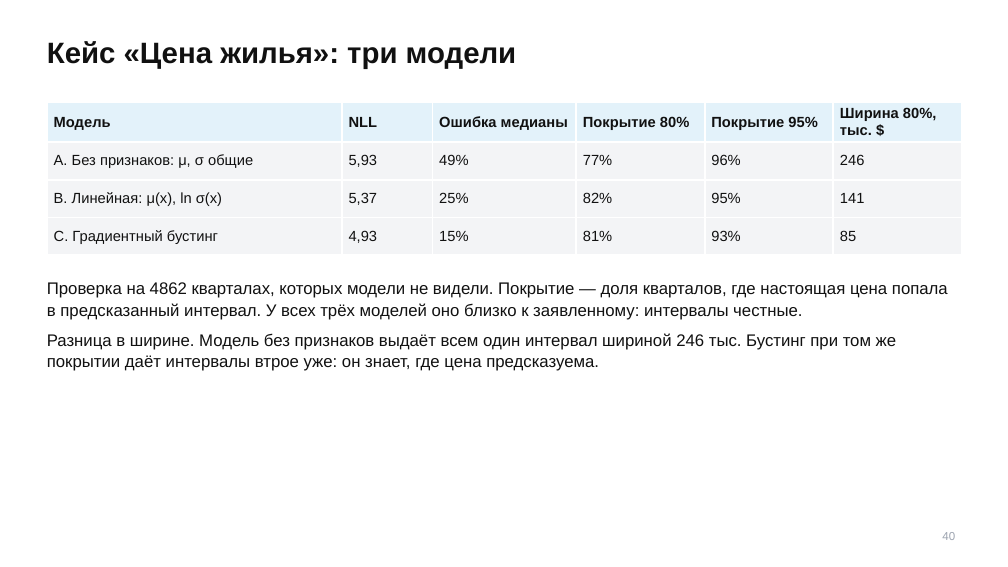
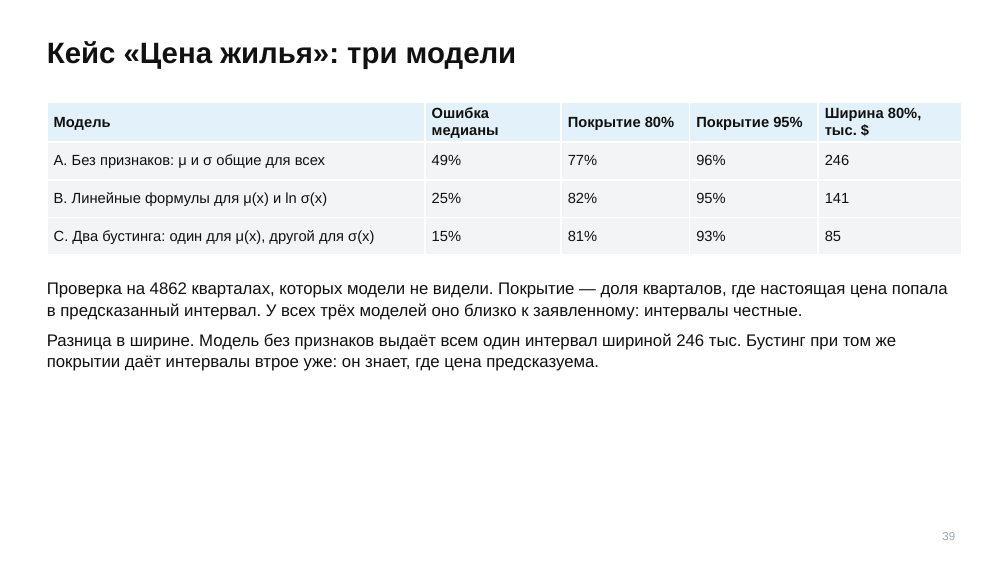
Before and after one commit to TheTonyPub/probability-theory-2026, a slide deck: slide 39 of lectures/06_distributions-17-25-2.pptx (slide 40 before the commit). Drawn at 1008x567 pixels with LibreOffice and Linux fonts; fonts in the diff are those of the drawing. Boxes give left, top, right and bottom in pixels: in the first picture for what was removed or moved away, otherwise in the second. Text is boxed around its words. In the diff, an @@ line names an element or a change of style, - is before the commit and + after.

```diff
--- a/lectures/06_distributions-17-25-2.pptx
+++ b/lectures/06_distributions-17-25-2.pptx
@@ table at box(47, 102, 962, 253) @@
-column 1: Модель | A. Без признаков: μ, σ общие | B. Линейная: μ(x), ln σ(x) | C. Градиентный бустинг
-column 2: NLL | 5,93 | 5,37 | 4,93
+column 1: Модель | A. Без признаков: μ и σ общие для всех | B. Линейные формулы для μ(x) и ln σ(x) | C. Два бустинга: один для μ(x), другой для σ(x)
@@ text at box(942, 532, 955, 540): text changed @@
-40
+39
```
Also in this commit, not shown: 10 other slides changed, 1 slide removed, 1 other file.
